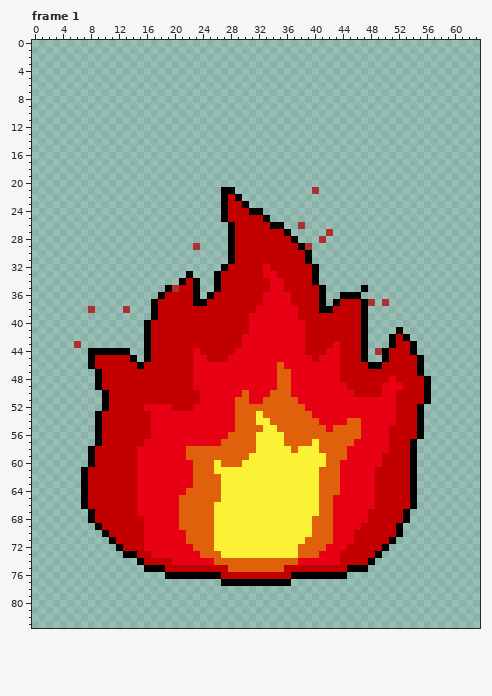
Pixel-art file -- Assets/Art/Sprites/Aseprite files/FireIdle.aseprite. The picture above was drawn from the file before the commit.
64x84 pixels, 4 frames. Shown: frame 1. The commit also changed other frames, which this record leaves out.
After:
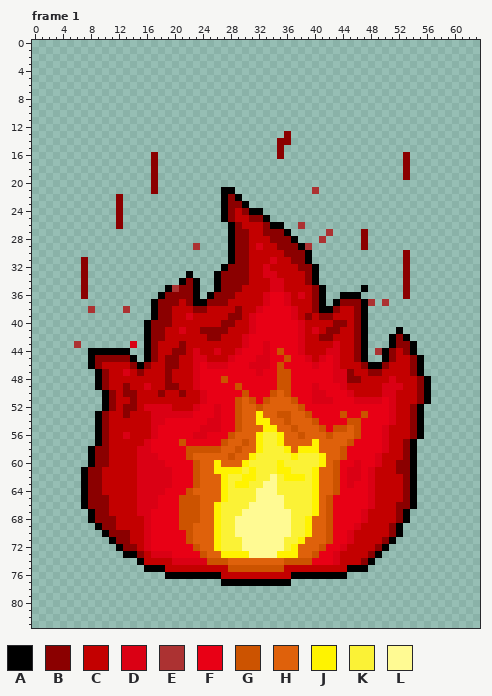
Palette (. is transparent): A #000000  B #8b0000  C #c30000  D #da0014  E #ac3232  F #e80015  G #cc5300  H #df610b  J #fff300  K #fbf236  L #fffa93
The edit:
Changed rows in their new state; - is an unchanged pixel.
Frame 1:
first column x 7:
13 -----------------------------B-------------------
14 ----------------------------BB-------------------
15 ----------------------------B--------------------
16 ----------B-----------------B-----------------B--
17 ----------B-----------------------------------B--
18 ----------B-----------------------------------B--
19 ----------B-----------------------------------B--
20 ----------B--------------------------------------
21 ----------B--------------------------------------
22 -----B---------------B---------------------------
23 -----B---------------BB--------------------------
24 -----B---------------B-B-------------------------
25 -----B---------------B--BB-----------------------
26 -----B----------------B---B----------------------
27 ----------------------BB--BBB-----------B--------
28 ----------------------BB---BBB----------B--------
29 ----------------------BB-D--BBB---------B--------
30 ----------------------BB-----BBB--------------B--
31 B---------------------BB---D--BB--------------B--
32 B--------------------BBB--D----BB-------------B--
33 B-------------------BBBB--DD----B-------------B--
34 B--------------B----BBBB---DD---B-------------B--
35 B-------------BB----BBB----DD----B------------B--
36 B-----------BBBB---BBB----D--D-D-B------------B--
37 -----------BBB-B--BBB-----D--D---B---BBB---------
38 -----------BB---BB----B--D----D--B--B--B---------
39 -----------BB--D-----BB-D-----D-B-BB---B---------
40 ----------BBB-------BB--D------D----BB-B---------
41 ----------BB--D--BBBB---D------D-D-BB--B---------
42 ----------BB------BB---D-------D--BB---B-----B---
43 -------D--B---B--------D--D----D----D--B-----BB--
44 ----------B--BB-D--D--D---D-G--D---DD--B----B-B--
45 --BBBBB---B-BB--DD---D---DD--G--D-D-D--B----B--B-
46 --B----B-B--BB--D-DDD---DDD-G----D--D---B--B---B-
47 ---B--D-B---B---D--------D--GG------DDB--BB----B-
48 ---B--------B---D---G-------GG------DDBB----D---B
49 ---B--B--D--BB--D-----G-----GG---D---D-----DDD--B
50 ----B-BB---B--B--D-----G---G-G---DD---D----DD---B
51 ----B--B---------D----G-G-G---G--DDD---DDDD-D---B
52 ----B-BB-DDDD---D--D--G--G-----G------------D--B-
53 ---B--B---DDDDDD---D--G--J--GG--G----G--G---D--B-
54 ---B------DD------DD--G--JJ--G---G----GG----D--B-
55 ---B------D------DDD--G---JJ--G---G-GG-G---D---B-
56 ---B--D---D-----DD---G---J--J--G---G---G---D---B-
57 ---B-----D----G-----G--G-J--J----J----G----D--B--
58 --BB----DD-----GGGGG--G--J---J-JJJ---G-----D--B--
59 --BB----DDD----G-----G--J-----J---J--G----D---B--
60 --BB----DDDD----G--J---J----J-----J-G--D--D--BB--
61 -BB-----DDDDD---G--JJJJ-J---JJ---J--G-DD-D---BB--
62 -BB-----DDDDD---G---J--JJ--L-JJJ-J--G-DD-D----B--
63 -BB-----DDDDD---G---J-JJ--LL-----J--G-D--D----B--
64 -BB-----DDDD---G----J----LLL-----J--G----D----B--
65 -BBB----DDD---GGG---J----LLLL----J-G-----D----B--
66 -BBB----DDD---GGG--J----LLLLL----J-G-----D---BB--
67 --BB----DD----GGG--J---LLLLLLL---J-G----D----B---
68 --BBB----D----GGG--J--LLLLLLLL--J--G----D----B---
69 ---BB----D----GG---J--LLLLLLLL--J--G---D----B----
70 ----BBB--D-----G---J--LLLLLLLL--J--G--D-----B----
71 -----BB--D-----G---J---LLLLLL--J---G--D----B-----
72 ------BB-D------G--J---LLLLLL-J---G--D----B------
73 --------B-DDD----G--JJJJLLLLJJJ--G--D----B-------
74 -------------DDDDDGGG--------GGGG---D---B--------
75 ---------------------GGGGGGGG--------------------
Boxes around the changes in both pictures, in picture pixels (x1, y1, x2, y2):
changed: (88, 131, 424, 572)
added: (81, 257, 88, 299)
